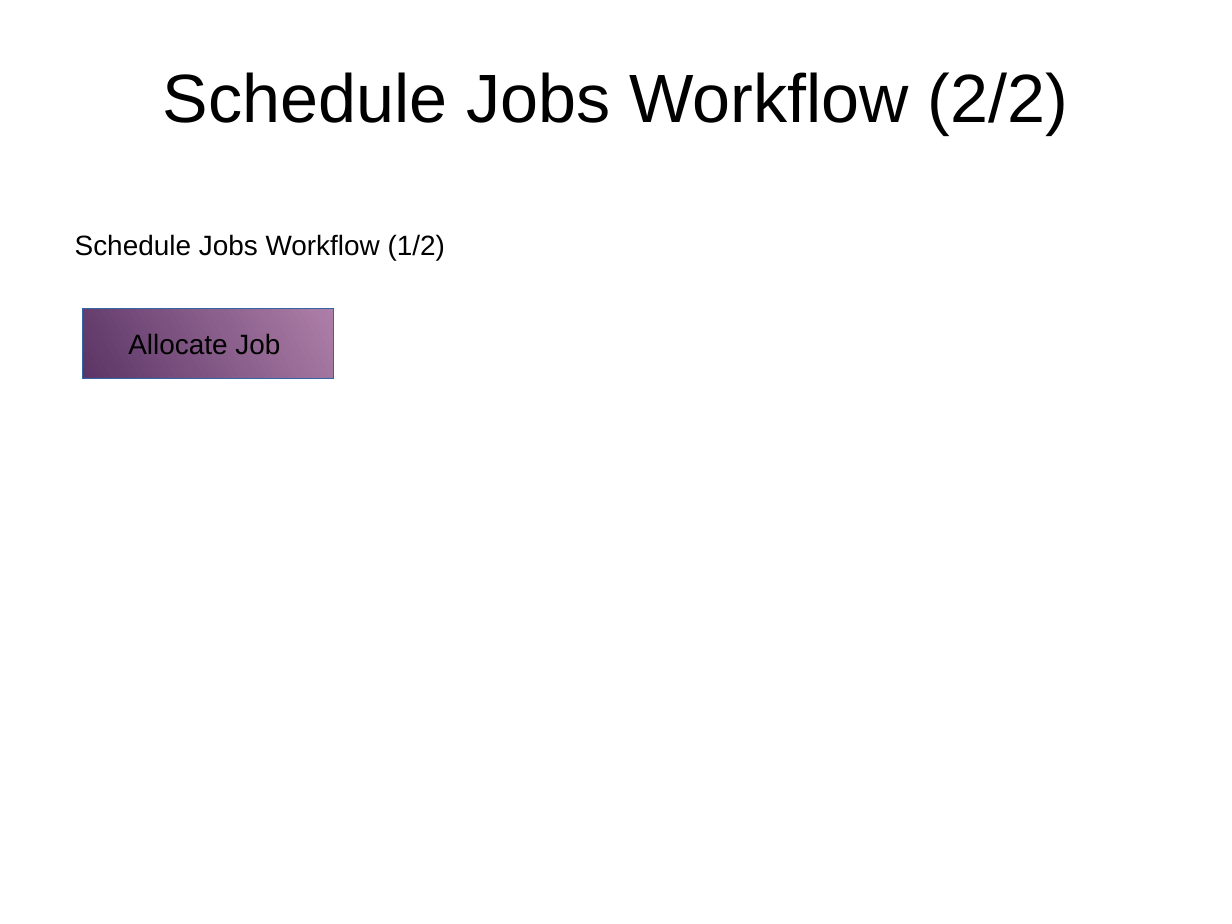
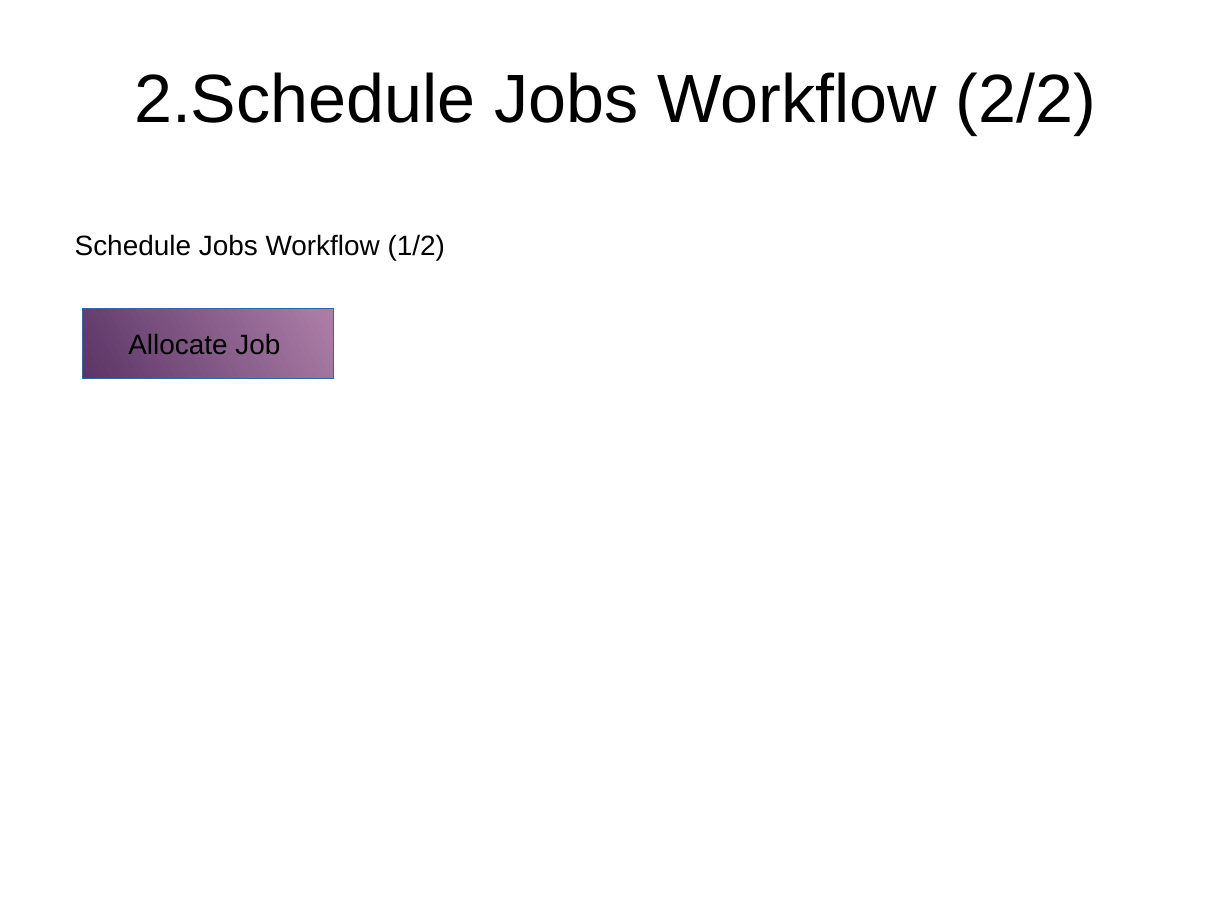
Before and after one commit to monkeysh1ne/TMNZ_Stuff, a slide deck: slide 6 of Workflows BP Models.odp. Drawn at 1232x924 pixels with LibreOffice and Linux fonts; fonts in the diff are those of the drawing. Boxes give left, top, right and bottom in pixels: in the first picture for what was removed or moved away, otherwise in the second. Text is boxed around its words. In the diff, an @@ line names an element or a change of style, - is before the commit and + after.

Commit message:
Started Service Request (SR) modelling in 'Workflows BP Models'

```diff
--- a/Workflows BP Models.odp
+++ b/Workflows BP Models.odp
@@ title at bbox=[134, 72, 1096, 134]: text changed @@
-Schedule Jobs Workflow (2/2)
+2.Schedule Jobs Workflow (2/2)
```
Also in this commit, not shown: 4 other slides changed, 4 slides added, 2 other files.
